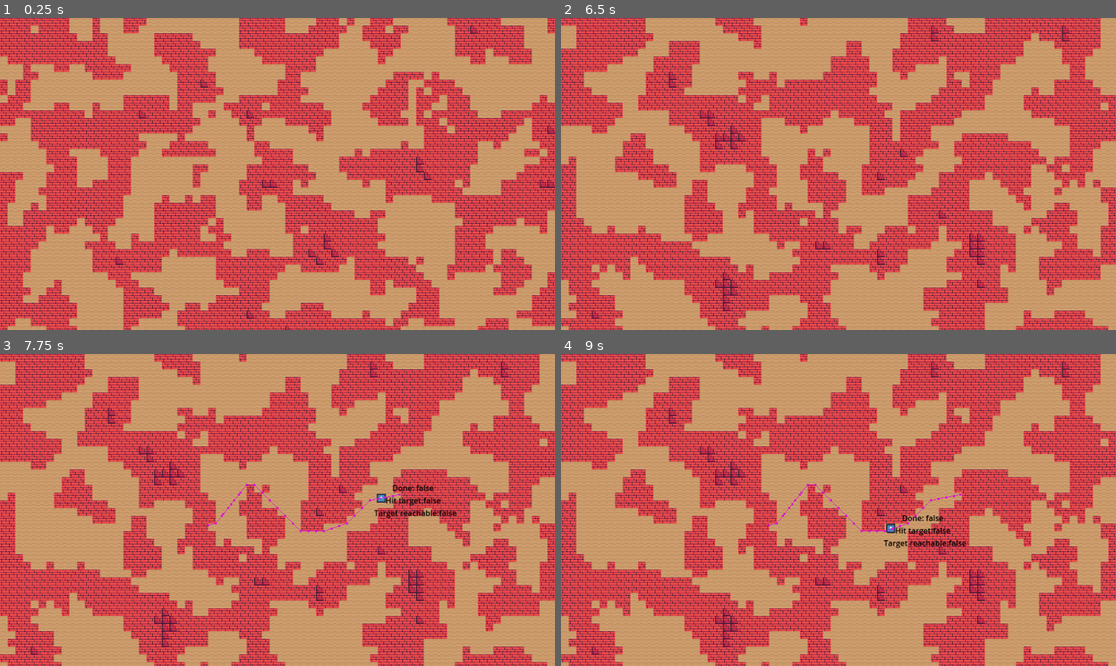
Above: before the commit, frames 1-4 (two rows, left to right).
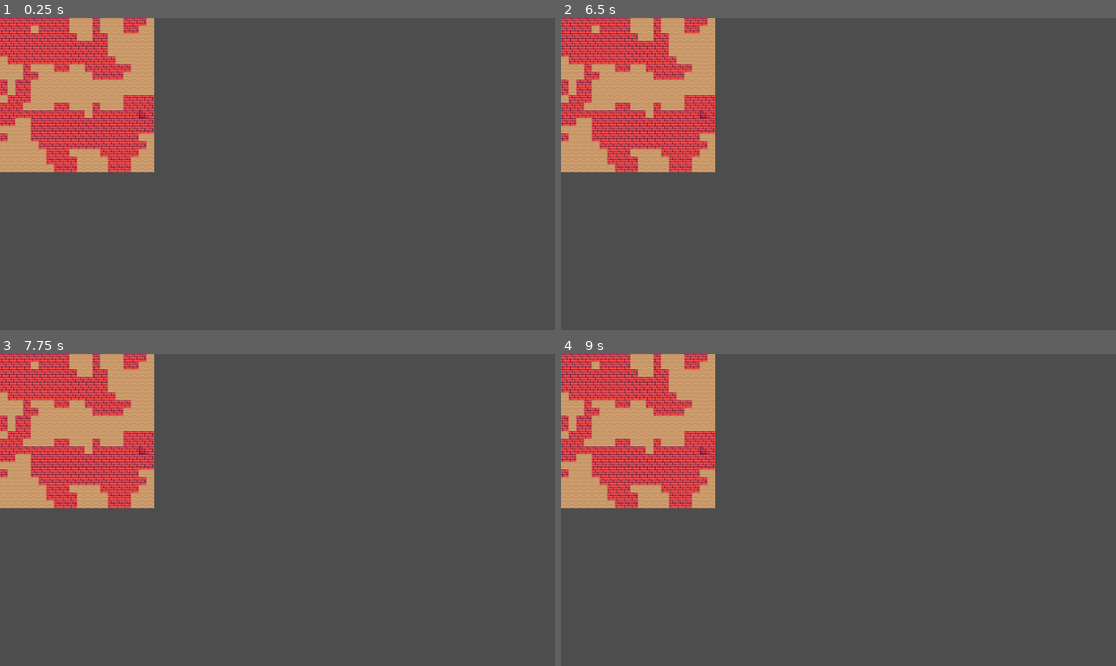
Above: after the commit, the same moments.

Repository: miguelkoro/Godot_Practica_6
Game: Godot game, scene res://main.tscn
Same seed, same stepped clock (60 frames per second), same inputs: the game is played once before the commit and once after it. The engine's default icon, where the game draws it, is replaced by a stand-in: a white triangle on a blue panel in a dark square.
Inputs (mouse positions are in pixels of both pictures, inside the frame that each line leads up to):
- Up to frame 1 (0.25 s): no input
- Up to frame 2 (6.5 s): tap Enter at 0.5, 2 s; move the mouse to (960, 158) at 0.52 s; click (960, 158) at 0.6 s; tap Space at 1.25, 2.75 s; move the mouse to (727, 189) at 1.27 s; click (727, 189) at 1.35 s; move the mouse to (894, 105) at 2.02 s; click (894, 105) at 2.1 s; move the mouse to (810, 236) at 2.77 s; click (810, 236) at 2.85 s; move the mouse to (1005, 220) at 3.52 s; click (1005, 220) at 3.6 s; move the mouse to (672, 127) at 4.27 s; click (672, 127) at 4.35 s; move the mouse to (866, 174) at 5.02 s; click (866, 174) at 5.1 s; move the mouse to (755, 96) at 5.77 s; click (755, 96) at 5.85 s
- Up to frame 3 (7.75 s): move the mouse to (399, 494) at 6.52 s; click (399, 494) at 6.6 s; tap Enter at 7.25 s; move the mouse to (166, 525) at 7.27 s; click (166, 525) at 7.35 s
- Up to frame 4 (9 s): move the mouse to (894, 441) at 8.02 s; click (894, 441) at 8.1 s; move the mouse to (810, 572) at 8.77 s; click (810, 572) at 8.85 s

The runs differ from the first frame. In frame 1, 86% of the frame differs, in the area x 0-100%, y 0-100%; in frame 2, 92%; in frame 3, 92%; in frame 4, 92%.

Commit message:
no message

Diff:
--- a/GameManager.gd
+++ b/GameManager.gd
@@ -2,7 +2,7 @@
 #Para cuando recorre el camino y llega al final
 func finished_walking() -> void:
 	var scene = get_tree().get_first_node_in_group("Scene")
-	print("terminao")
+	#print("terminao")
 	scene.finished_walking()
 
 func no_reachable() ->void:
--- a/tile_map_layer.gd
+++ b/tile_map_layer.gd
@@ -11,8 +11,8 @@
 
 func create_map() -> void:
 	noise.seed = randi() #Crea una semilla aleatoria
-	for i in range(100):
-		for j in range(100):
+	for i in range(20):
+		for j in range(20):
 			var x: float = i#randf_range(-50,50)
 			var y: float = j#randf_range(-50,50)
 
Not shown, added: main.tscn35588774968.tmp
